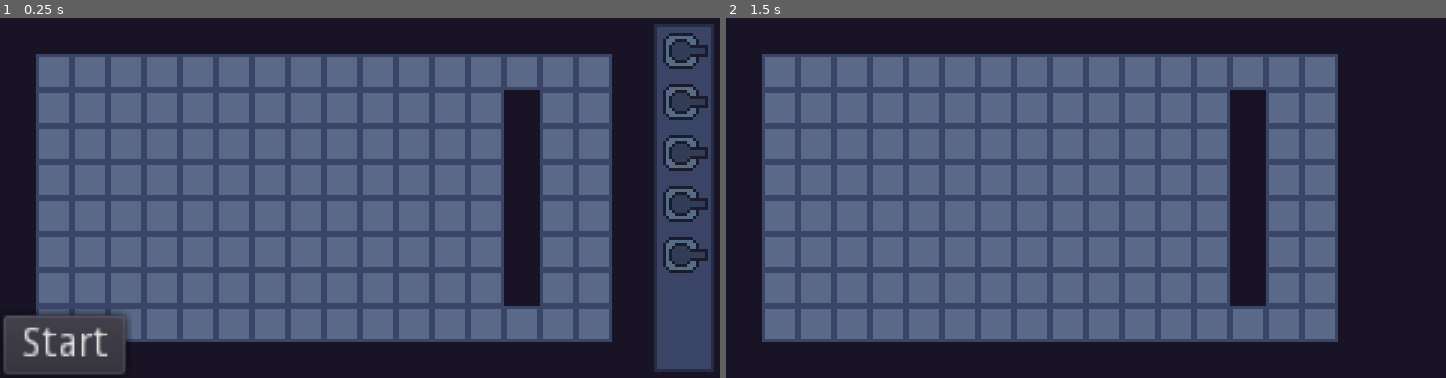
Above: before the commit, frames 1-2 (left to right).
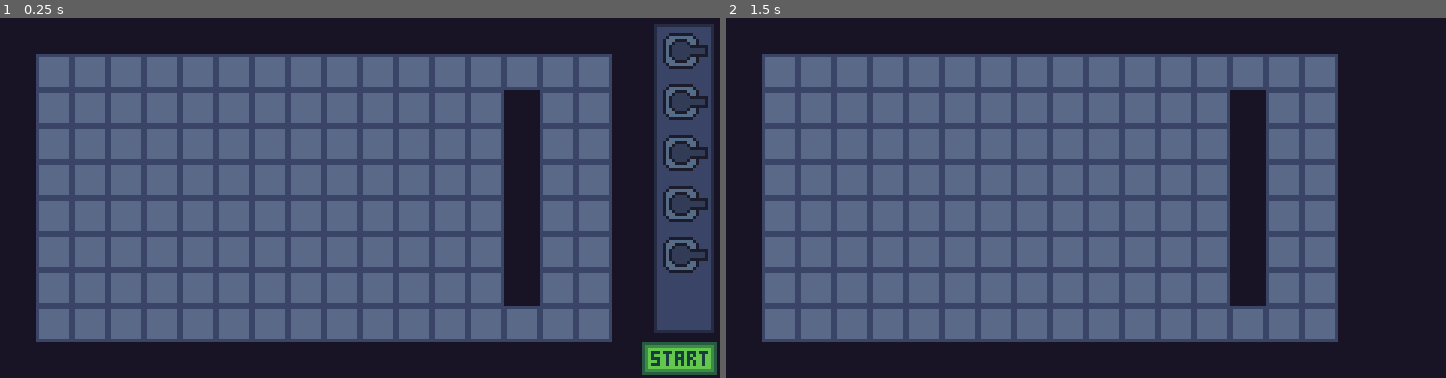
Above: after the commit, the same moments.

Repository: mariothedog/brackeys-game-jam
Game: Godot game, scene res://game/game.tscn
Two runs of this game, one before a commit and one after it. Both use one fixed random seed, a clock stepped at 60 frames per second and the inputs below.
Inputs (mouse positions are in pixels of both pictures, inside the frame that each line leads up to; where the layout moved, square brackets give the same spot in the first picture):
- Up to frame 1 (0.25 s): no input
- Up to frame 2 (1.5 s): click (1402, 360) [790, 345] at 0.5 s; tap Enter at 1.25 s; move the mouse to (1244, 180) at 1.27 s; click (1244, 180) at 1.42 s

The runs differ from the first frame. In frame 1, 4.1% of the frame differs, in the area x 0-100%, y 81-100%; in frame 2, nothing differs.

Commit message:
Add start button textures

Diff:
--- a/src/ui/hud/hud.gd
+++ b/src/ui/hud/hud.gd
@@ -5,8 +5,7 @@
 signal start_pressed
 
 onready var margin: MarginContainer = $MarginContainer
-onready var inventory: MarginContainer = $MarginContainer/Inventory
-onready var start: Button = $MarginContainer/Start
+onready var inventory: MarginContainer = $MarginContainer/VBoxContainer/Inventory
 
 
 func show() -> void:
--- a/src/ui/hud/hud.tscn
+++ b/src/ui/hud/hud.tscn
@@ -1,7 +1,10 @@
-[gd_scene load_steps=3 format=2]
+[gd_scene load_steps=6 format=2]
 
 [ext_resource path="res://ui/hud/inventory/inventory.tscn" type="PackedScene" id=1]
 [ext_resource path="res://ui/hud/hud.gd" type="Script" id=2]
+[ext_resource path="res://ui/hud/start/start_normal.png" type="Texture" id=3]
+[ext_resource path="res://ui/hud/start/start_hover.png" type="Texture" id=4]
+[ext_resource path="res://ui/hud/start/start_pressed.png" type="Texture" id=5]
 
 [node name="HUD" type="CanvasLayer"]
 script = ExtResource( 2 )
@@ -9,7 +12,6 @@
 [node name="MarginContainer" type="MarginContainer" parent="."]
 anchor_right = 1.0
 anchor_bottom = 1.0
-mouse_filter = 2
 custom_constants/margin_right = 1
 custom_constants/margin_top = 1
 custom_constants/margin_left = 1
@@ -18,20 +20,32 @@
 "_edit_use_anchors_": false
 }
 
-[node name="Inventory" parent="MarginContainer" instance=ExtResource( 1 )]
-margin_left = 217.0
+[node name="VBoxContainer" type="VBoxContainer" parent="MarginContainer"]
+margin_left = 1.0
 margin_top = 1.0
 margin_right = 239.0
-margin_bottom = 127.0
+margin_bottom = 119.0
+mouse_filter = 2
+custom_constants/separation = 2
+__meta__ = {
+"_edit_use_anchors_": false
+}
 
-[node name="Start" type="Button" parent="MarginContainer"]
-margin_left = 1.0
+[node name="Inventory" parent="MarginContainer/VBoxContainer" instance=ExtResource( 1 )]
+margin_left = 216.0
+margin_right = 238.0
+margin_bottom = 105.0
+
+[node name="Start" type="TextureButton" parent="MarginContainer/VBoxContainer"]
+margin_left = 213.0
 margin_top = 107.0
-margin_right = 42.0
-margin_bottom = 127.0
-size_flags_horizontal = 0
-size_flags_vertical = 8
-text = "Start"
-[connection signal="item_draggable_button_down" from="MarginContainer/Inventory" to="." method="_on_Inventory_item_draggable_button_down"]
-[connection signal="item_draggable_button_up" from="MarginContainer/Inventory" to="." method="_on_Inventory_item_draggable_button_up"]
-[connection signal="pressed" from="MarginContainer/Start" to="." method="_on_Start_pressed"]
+margin_right = 238.0
+margin_bottom = 118.0
+size_flags_horizontal = 8
+size_flags_vertical = 0
+texture_normal = ExtResource( 3 )
+texture_pressed = ExtResource( 5 )
+texture_hover = ExtResource( 4 )
+[connection signal="item_draggable_button_down" from="MarginContainer/VBoxContainer/Inventory" to="." method="_on_Inventory_item_draggable_button_down"]
+[connection signal="item_draggable_button_up" from="MarginContainer/VBoxContainer/Inventory" to="." method="_on_Inventory_item_draggable_button_up"]
+[connection signal="pressed" from="MarginContainer/VBoxContainer/Start" to="." method="_on_Start_pressed"]
--- a/src/ui/hud/inventory/inventory.tscn
+++ b/src/ui/hud/inventory/inventory.tscn
@@ -8,6 +8,7 @@
 margin_bottom = 8.0
 mouse_filter = 2
 size_flags_horizontal = 8
+size_flags_vertical = 3
 script = ExtResource( 3 )
 __meta__ = {
 "_edit_use_anchors_": false
Binary file added: src/ui/hud/start/start_hover.png
Not shown, added: src/ui/hud/start/start_hover.png.import
Binary file added: src/ui/hud/start/start_normal.png
Not shown, added: src/ui/hud/start/start_normal.png.import
Binary file added: src/ui/hud/start/start_pressed.png
Not shown, added: src/ui/hud/start/start_pressed.png.import
